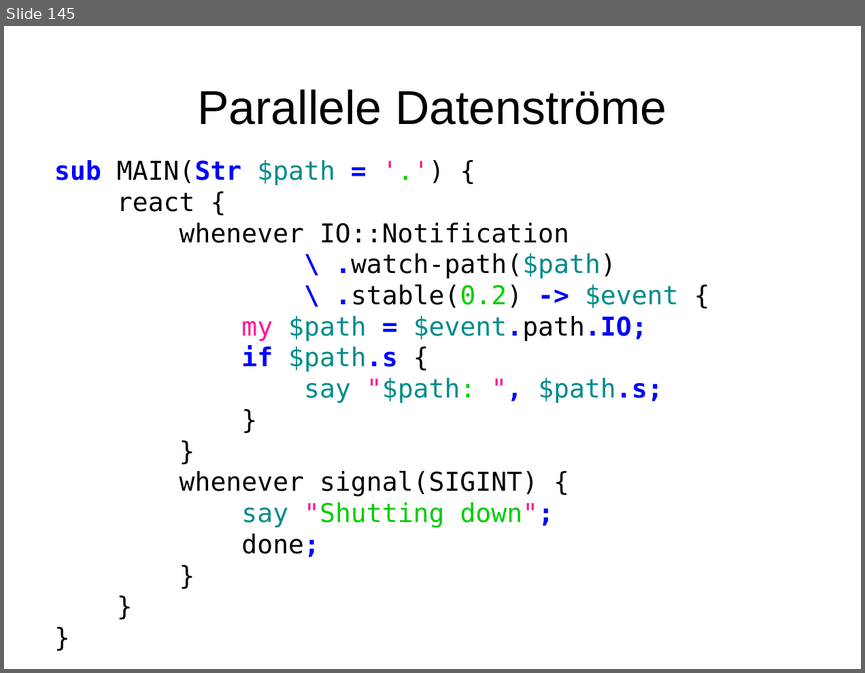
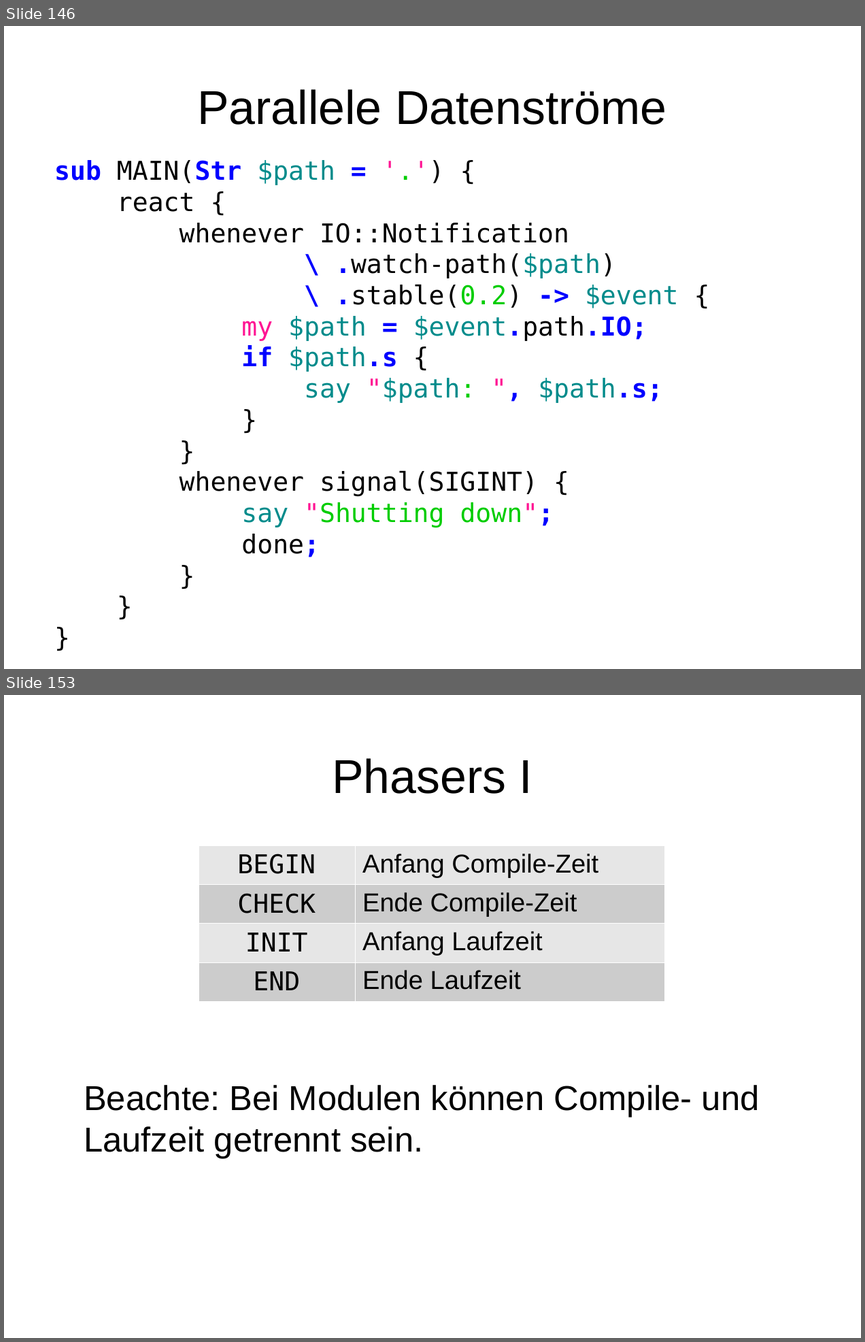
Before and after one commit to moritz/perl6-training-de, a slide deck: schulung.odp. Shown one above the other, each under a label of ours: slide 145 before the commit, slides 146 and 153 after it; the slides between them are not shown. The pictures are 865x673 and 865x1342 pixels, drawn with LibreOffice and Linux fonts; fonts in the diff are those of the drawing. Boxes give left, top, right and bottom in pixels: in the first picture for what was removed or moved away, otherwise in the second. Text is boxed around its words. In the diff, an @@ line names an element or a change of style, - is before the commit and + after.

```diff
--- a/schulung.odp
+++ b/schulung.odp
@@ slide 153 added at <box>4,695,861,1338</box>, background #FFFFFF @@
@@ title added at <box>332,758,532,794</box>, 44 pt, text #000000 @@
+Phasers I
@@ table added at <box>198,845,665,998</box>, 4 rows, 2 columns @@
+BEGIN | Anfang Compile-Zeit
+CHECK | Ende Compile-Zeit
+INIT | Anfang Laufzeit
+END | Ende Laufzeit
@@ text added at <box>84,1085,759,1159</box>, 32 pt, text #000000 @@
+Beachte: Bei Modulen können Compile- und Laufzeit getrennt sein.
@@ what was slide 145 is now slide 146 @@
```
Also in this commit, not shown: 2 slides changed, 13 other slides added, 3 other files.
